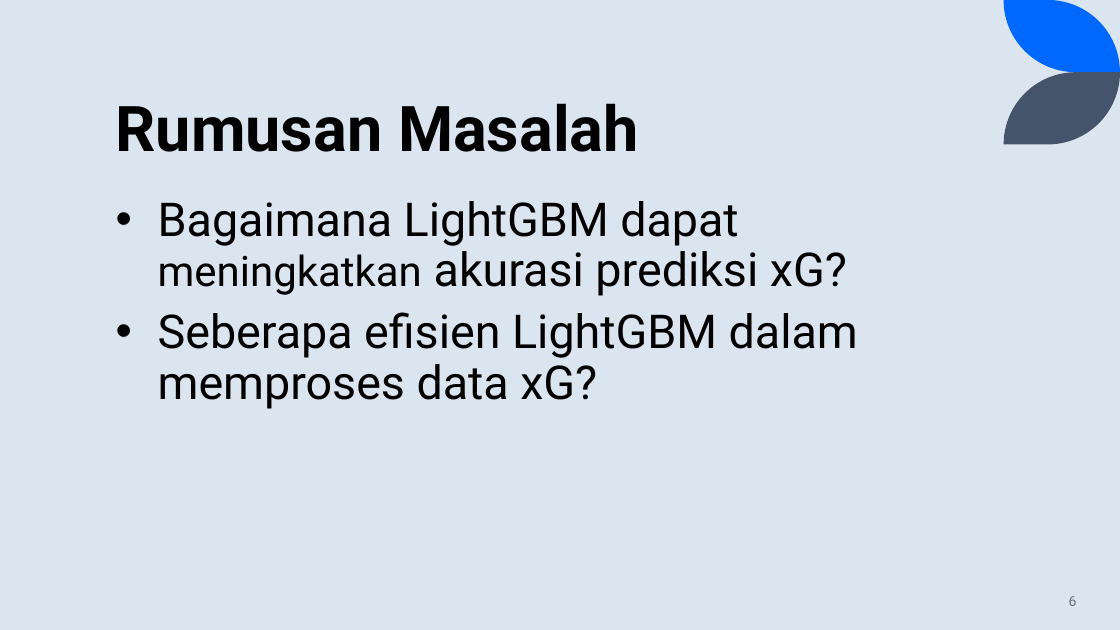
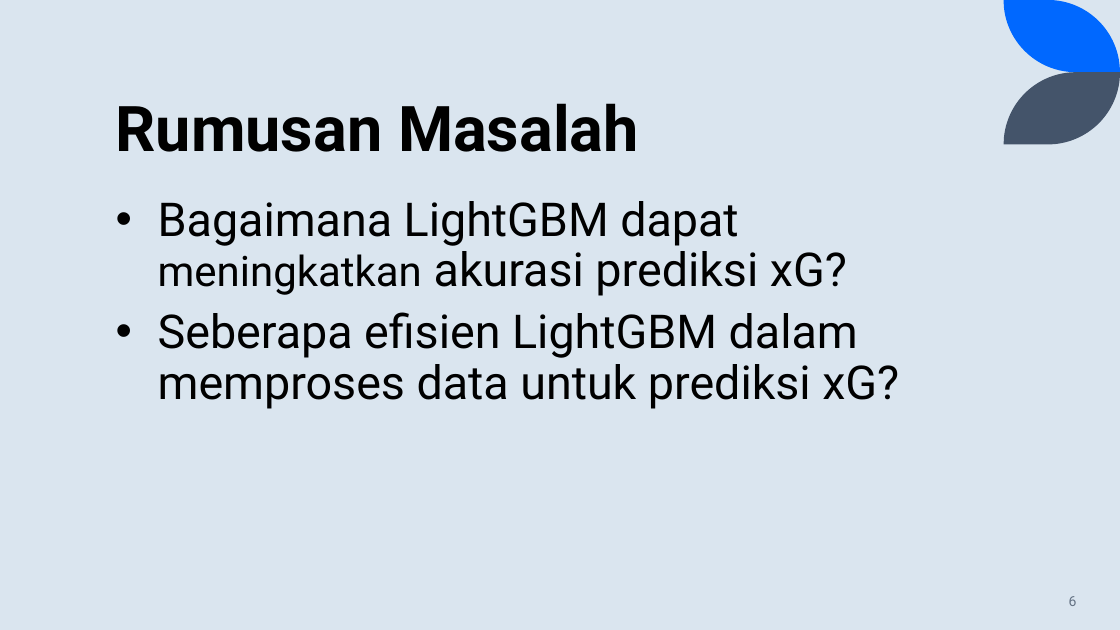
Before and after one commit to fadhilra101/skripsi, a slide deck: slide 6 of ppt/PPT SEMPRO FADHIL.pptx. Drawn at 1120x630 pixels with LibreOffice and Linux fonts; fonts in the diff are those of the drawing. Boxes give left, top, right and bottom in pixels: in the first picture for what was removed or moved away, otherwise in the second. Text is boxed around its words. In the diff, an @@ line names an element or a change of style, - is before the commit and + after.

```diff
--- a/ppt/PPT SEMPRO FADHIL.pptx
+++ b/ppt/PPT SEMPRO FADHIL.pptx
@@ text at (158, 312, 899, 409): text changed @@
-• Seberapa efisien LightGBM dalam memproses data xG?
+• Seberapa efisien LightGBM dalam memproses data untuk prediksi xG?
```
Also in this commit, not shown: 9 other slides changed, 1 slide added, 1 other file.
